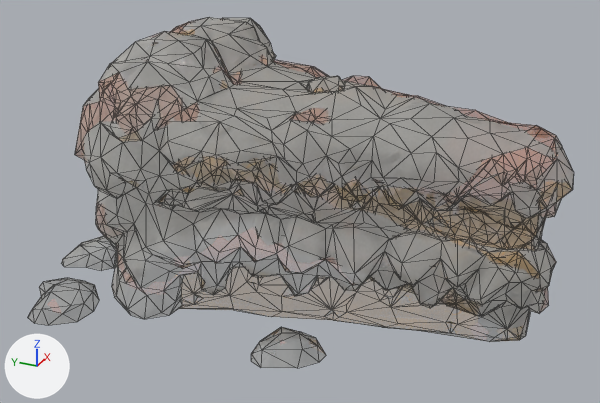
Two versions of the FBX model Assets/Art/3D/cake_slice_LOD0.fbx, one commit apart.
Camera for both pictures: a camera (50 mm lens) standing at (-1.455, -0.541, 0.937) and looking at (-0.015, 0.107, 0.217). The lights are fixed; the arrows at lower left show +X, +Y and +Z. Mesh edges are drawn as thin lines. Objects named as collision shapes, trigger or cutter boxes, shadow casters or lower levels of detail are left out.

In view in the first picture: 'cake_slice_LOD0'.
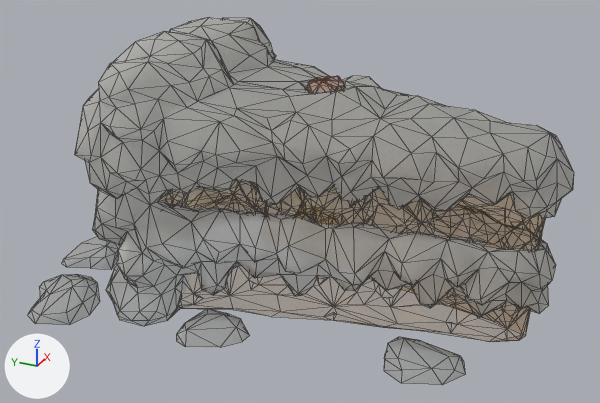
Boxes (x1, y1, x2, y2) around the edits, measured in the pictures (600 x 403 px; the box of a moved part takes in the faces that stretch with it):
'cake_slice_LOD0', reshaped
    before: (28, 17, 574, 368)
    after: (28, 17, 574, 385)
part 1 of me_cake_slice_lod0, rebuilt (8% taller)
    before: (28, 278, 99, 325)
    after: (28, 274, 99, 325)
part 2 of me_cake_slice_lod0, rebuilt (not visible before)
    after: (300, 208, 339, 225)
part 3 of me_cake_slice_lod0, added
    after: (384, 337, 465, 385)
part 4 of me_cake_slice_lod0, added
    after: (177, 308, 250, 347)
part 5 of me_cake_slice_lod0, deleted
    before: (251, 327, 326, 368)
part 6 of me_cake_slice_lod0, moved or reshaped
    before: (62, 17, 574, 341)
    after: (62, 17, 574, 326)
part 7 of me_cake_slice_lod0, surface changed
    both: (79, 18, 573, 316)

Diff of the bpy script that builds the scene:
```diff
--- a/Assets/Art/3D/cake_slice_LOD0.fbx.py
+++ b/Assets/Art/3D/cake_slice_LOD0.fbx.py
@@ me_cake_slice_lod0 @@
 # used by ob_cake_slice_lod0; location = (0.0, 0.0, 0.0)
-me_cake_slice_lod0.from_pydata(...)  # 1564 vertices, 2999 faces; spans x -0.355..0.373, y -0.425..0.666, z -0.001..0.554
+me_cake_slice_lod0.from_pydata(...)  # 1566 vertices, 2998 faces; spans x -0.355..0.367, y -0.425..0.667, z -0.001..0.554
+# me_cake_slice_lod0 part 1: the loose piece of 30 vertices spanning x -0.355..-0.18, y 0.468..0.641, z 0.0..0.05 is rebuilt with 27 vertices and now spans x -0.355..-0.175, y 0.468..0.642, z 0.0..0.058
+# me_cake_slice_lod0 part 2: the loose piece of 24 vertices spanning x 0.229..0.373, y 0.08..0.256, z 0.0..0.044 is rebuilt with 20 vertices and now spans x 0.23..0.367, y 0.086..0.257, z 0.0..0.045
+# me_cake_slice_lod0 part 3: a new loose piece of 20 vertices spanning x -0.237..-0.111, y -0.298..-0.139, z 0.0..0.037, in mat_cake_slice_pbr
+# me_cake_slice_lod0 part 4: a new loose piece of 20 vertices spanning x -0.3..-0.18, y 0.127..0.26, z 0.0..0.039, in mat_cake_slice_pbr
+# me_cake_slice_lod0 part 5: the loose piece of 21 vertices spanning x -0.3..-0.18, y -0.039..0.094, z 0.0..0.039 is deleted
+# me_cake_slice_lod0 part 6: 76 vertices moved from x -0.256..0.249, y -0.38..0.526, z 0.0..0.46 to x -0.256..0.249, y -0.381..0.527, z 0.0..0.46; 458 vertices removed from x -0.297..0.325, y -0.413..0.666, z -0.001..0.542; 448 vertices added at x -0.29..0.325, y -0.415..0.667, z -0.001..0.534
+# me_cake_slice_lod0 part 7: 1533 kept faces spanning x -0.306..0.308, y -0.425..0.549, z 0.0..0.554 get new texture (UV) coordinates
 me_cake_slice_lod0.materials.append(mat_cake_slice_pbr)
```
